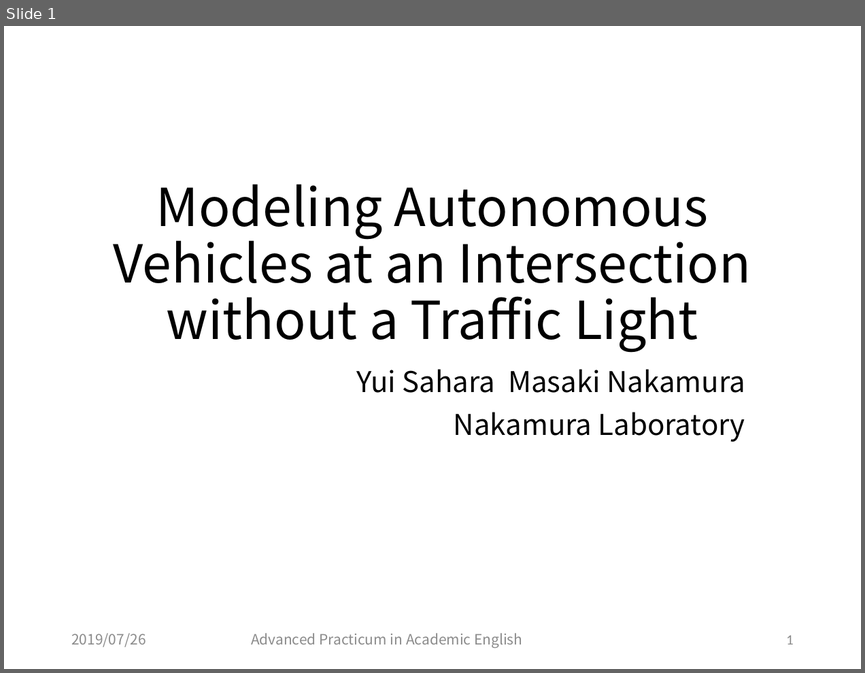
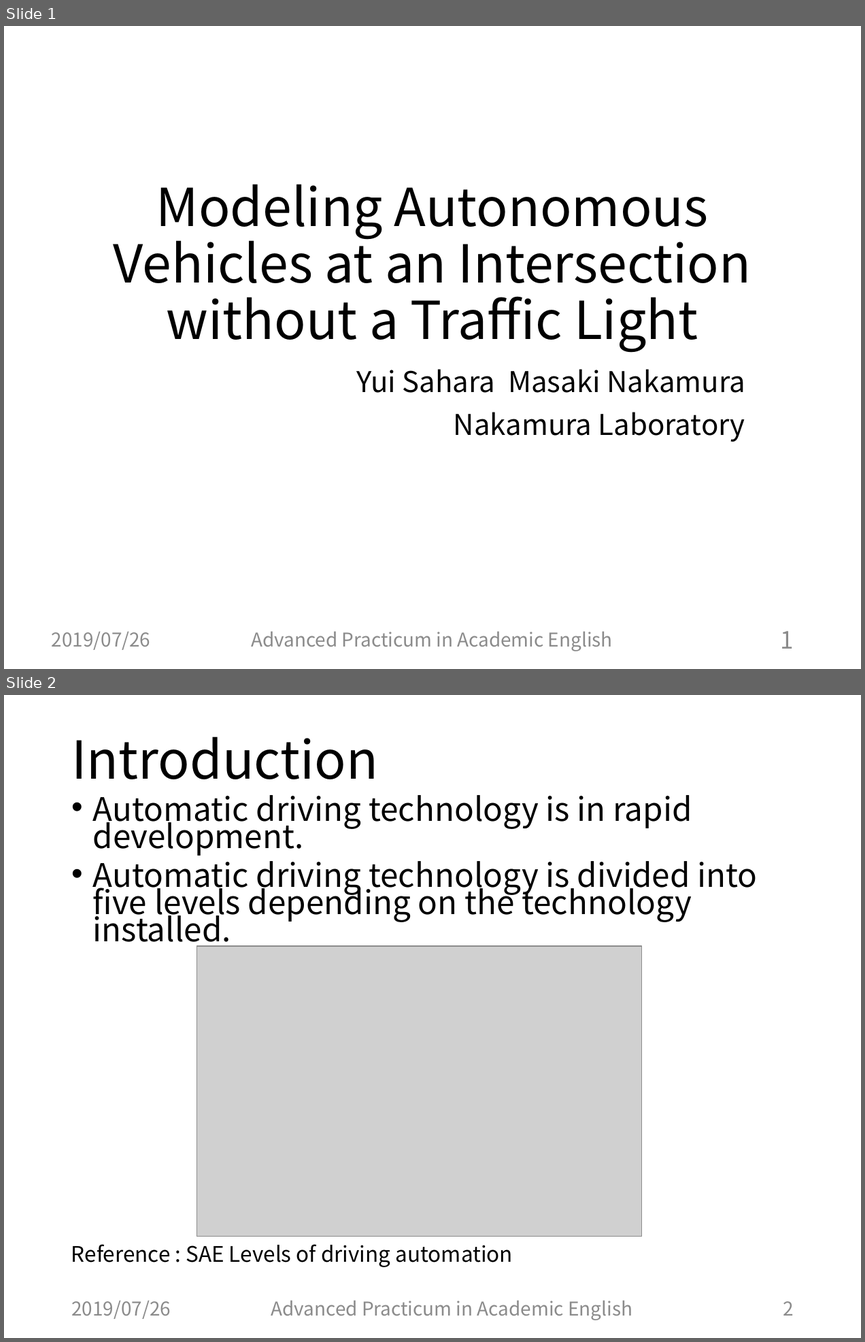
Before and after one commit to Sahara62/master2019, a slide deck: English/presenSlide.pptx. Shown one above the other, each under a label of ours: slide 1 before the commit, slides 1 and 2 after it. The pictures are 865x673 and 865x1342 pixels, drawn with LibreOffice and Linux fonts; fonts in the diff are those of the drawing; grey boxes stand for pictures. Boxes give left, top, right and bottom in pixels: in the first picture for what was removed or moved away, otherwise in the second. Text is boxed around its words. In the diff, an @@ line names an element or a change of style, - is before the commit and + after.

```diff
--- a/English/presenSlide.pptx
+++ b/English/presenSlide.pptx
@@ slide 2 added at (4, 695, 861, 1338), background #FFFFFF @@
@@ title added at (71, 736, 378, 779), 44 pt, text #000000 @@
+Introduction
@@ text added at (93, 795, 757, 949), 27.2 pt, text #000000 @@
+• Automatic driving technology is in rapid development.
+• Automatic driving technology is divided into five levels depending on the technology installed.
@@ picture added at (197, 946, 641, 1236) @@
@@ text added at (71, 1244, 513, 1267), 18 pt, text #000000 @@
+Reference : SAE Levels of driving automation
@@ text added at (71, 1300, 171, 1319), 16 pt, text #8C8C8C @@
+2019/07/26
@@ text added at (271, 1300, 632, 1320), 16 pt, text #8C8C8C @@
+Advanced Practicum in Academic English
@@ page number added at (783, 1301, 793, 1315), 16 pt, text #8C8C8C @@
+2
@@ slide 1 changed as well @@
@@ text "2019/07/26": place and size @@
-text "2019/07/26" at (71, 633, 146, 647)
+text "2019/07/26" at (52, 631, 151, 650)
@@ text "2019/07/26" at (52, 631, 151, 650): size 12 to 16 pt @@
@@ text "Advanced Practicum in Academic English" at (251, 631, 613, 651): size 12 to 16 pt @@
@@ page number: place and size @@
-page number at (786, 635, 793, 644)
+page number at (780, 631, 793, 648)
@@ page number at (780, 631, 793, 648): size 12 to 20 pt, font Calibri to Noto Sans CJK JP @@
```
Also in this commit, not shown: 1 other slide changed, 9 other slides added.
